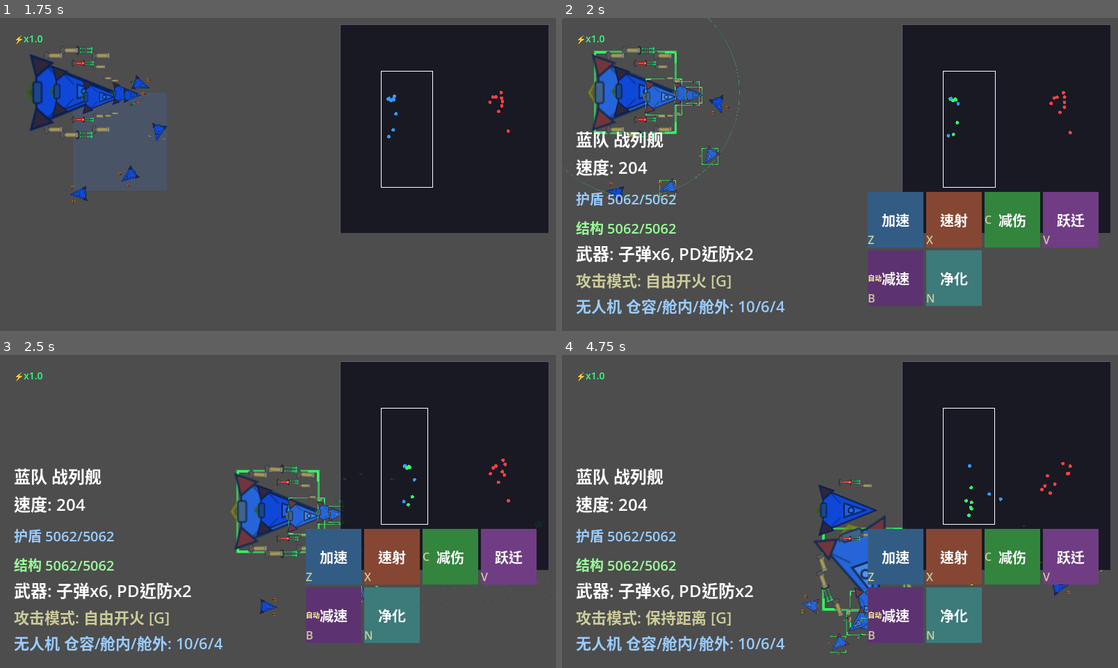
Above: before the commit, frames 1-4 (two rows, left to right).
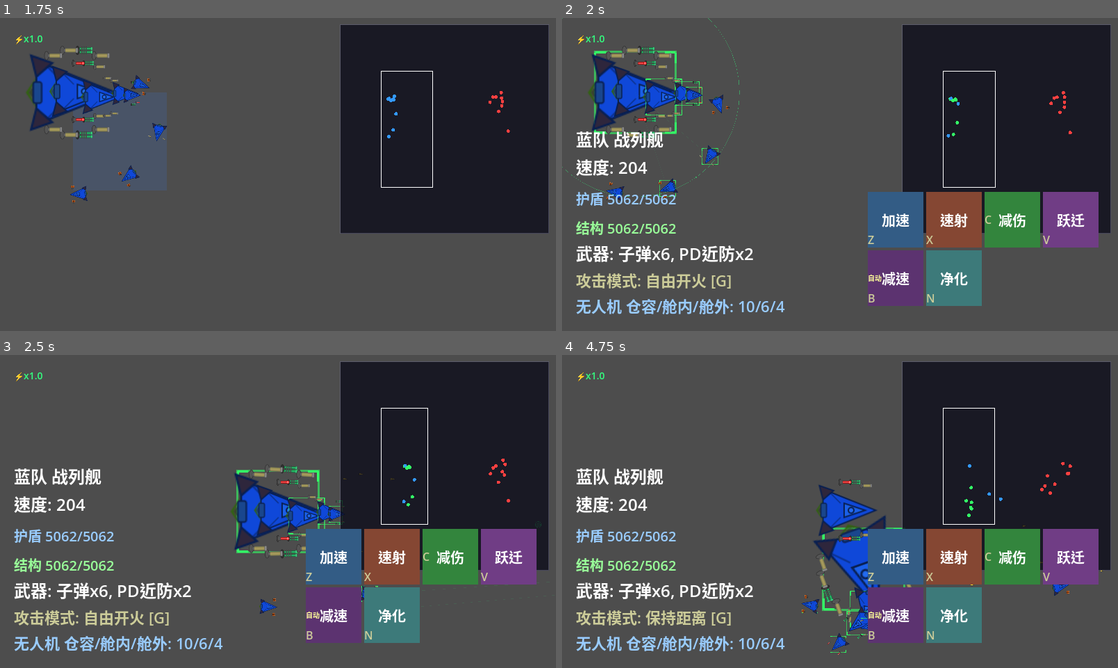
Above: after the commit, the same moments.

Repository: ZhanXuzhao/SpaceRTS
Game: Godot game, scene res://scenes/main.tscn
The game is run twice, just before and just after one commit, with the same random seed, the same clock (stepped at 60 frames per second) and the same inputs.
Inputs (mouse positions are in pixels of both pictures, inside the frame that each line leads up to):
- Up to frame 1 (1.75 s): tap Enter at 0.5 s; move the mouse to (400, 158) at 0.52 s; hold W 0.53-1.25 s; tap R at 0.6 s; click (400, 158) at 0.67 s; drag from (166, 190) to (72, 93) at 1.27 s
- Up to frame 2 (2 s): no input
- Up to frame 3 (2.5 s): move the mouse to (333, 442) at 2.02 s; hold W from 2.03 s (still down); tap H at 2.1 s
- Up to frame 4 (4.75 s): release W at 2.75 s; drag from (812, 574) to (867, 514) at 2.77 s; move the mouse to (1006, 558) at 3.52 s; hold A 3.53-4.25 s; tap G at 3.6 s; drag from (673, 464) to (873, 577) at 4.27 s

Frame 1 is identical in both runs. In frame 2, 1.1% of the frame differs, in the area x 4-29%, y 12-56%; in frame 3, 1.0%; in frame 4, 1.1%, in the area x 43-58%, y 52-94%.

Commit message:
选中时双方单位均不变色

Diff:
--- a/scripts/unit.gd
+++ b/scripts/unit.gd
@@ -499,7 +499,7 @@
 
 func _set_is_selected(value: bool) -> void:
 	is_selected = value
-	_sprite.self_modulate = Color(0.5, 0.7, 1.0) if value else unit_color
+	_sprite.self_modulate = unit_color
 	queue_redraw()
 
 func _draw() -> void:
